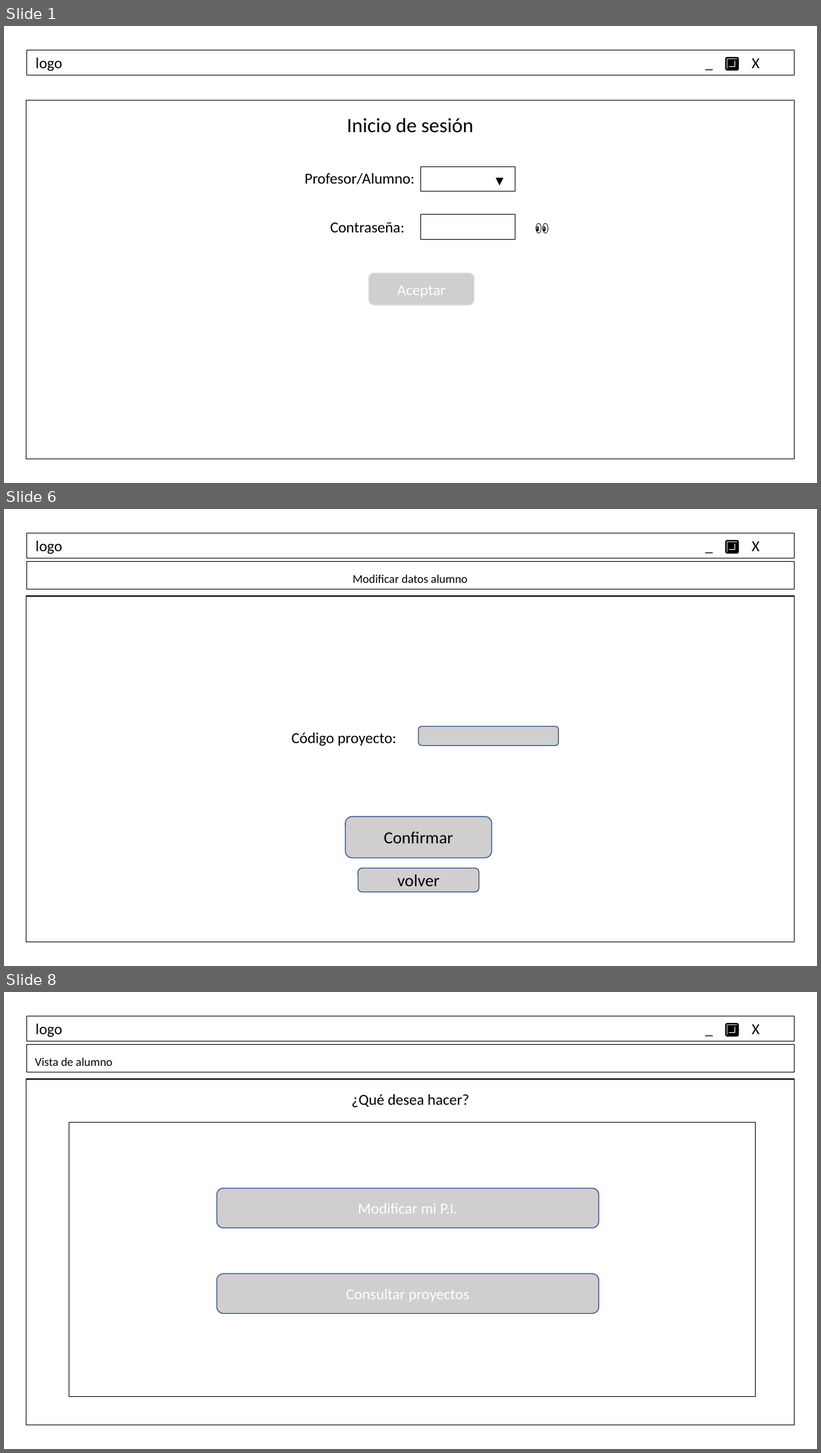
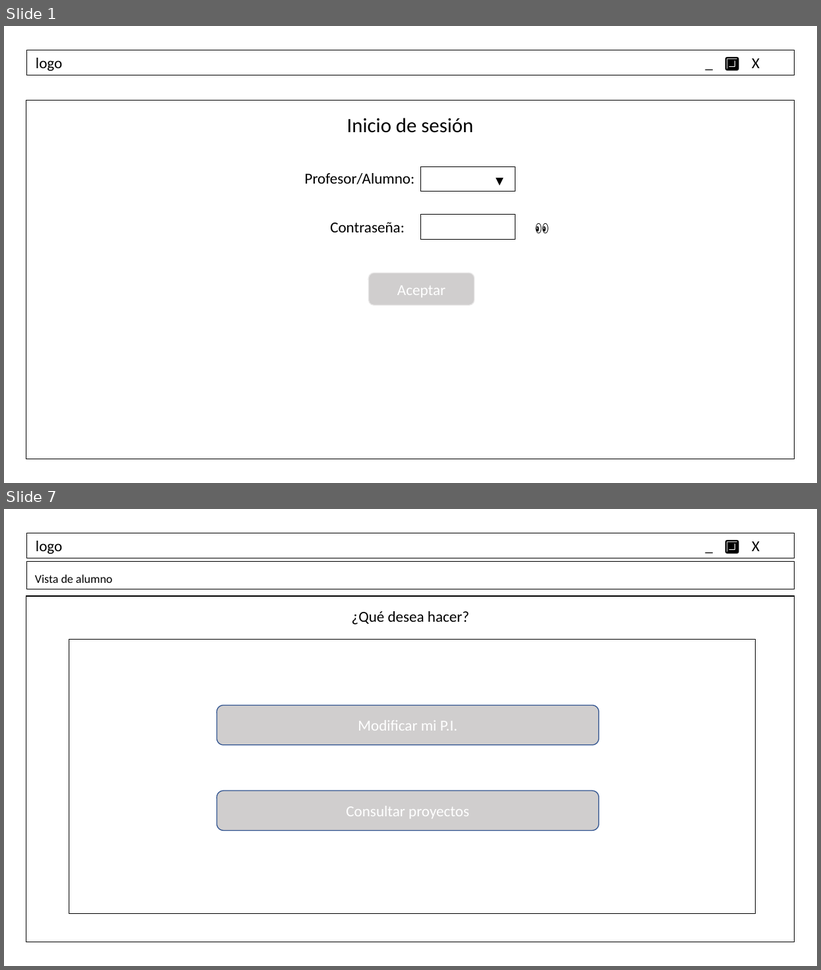
Before and after one commit to ElenaSaugar/PROYECTO-INTEGRADOR, a slide deck: Programacion/MockUp.odp. Shown one above the other, each under a label of ours: slides 1, 6 and 8 before the commit, slides 1 and 7 after it; the slides between them are not shown. The pictures are 821x1453 and 821x970 pixels, drawn with LibreOffice and Linux fonts; fonts in the diff are those of the drawing. Boxes give left, top, right and bottom in pixels: in the first picture for what was removed or moved away, otherwise in the second. Text is boxed around its words. In the diff, an @@ line names an element or a change of style, - is before the commit and + after.

```diff
--- a/Programacion/MockUp.odp
+++ b/Programacion/MockUp.odp
@@ slide 6 removed at [4,509,817,966], background #FFFFFF @@
@@ rectangle removed at [26,533,794,557] @@
-logo _ 🔲 X
@@ rectangle removed at [26,561,794,589] @@
-Modificar datos alumno
@@ freeform shape removed at [26,596,794,943] @@
@@ text removed at [292,733,397,746] @@
-Código proyecto:
@@ freeform shape removed at [418,727,559,747] @@
@@ freeform shape removed at [346,817,492,859] @@
-Confirmar
@@ freeform shape removed at [358,868,479,892] @@
-volver
@@ what was slide 8 is now slide 7 @@
```
Also in this commit, not shown: 6 slides changed.
